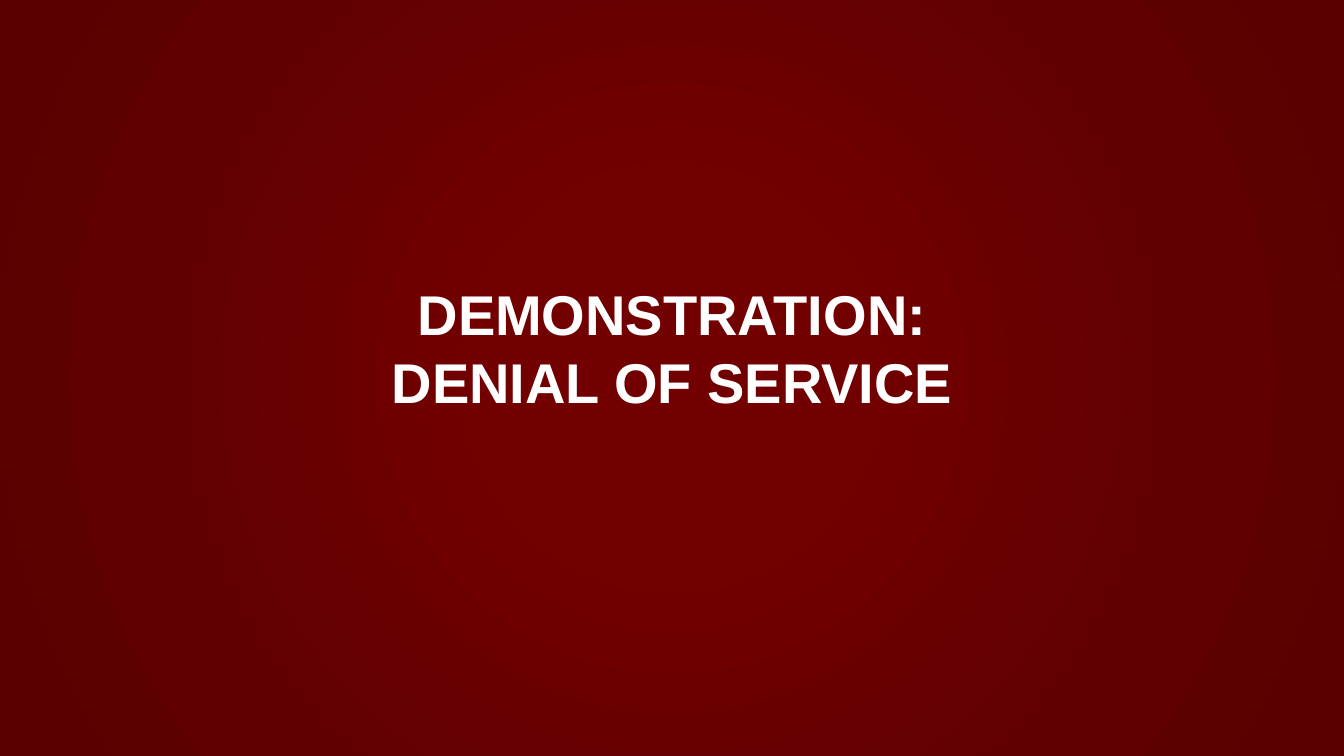
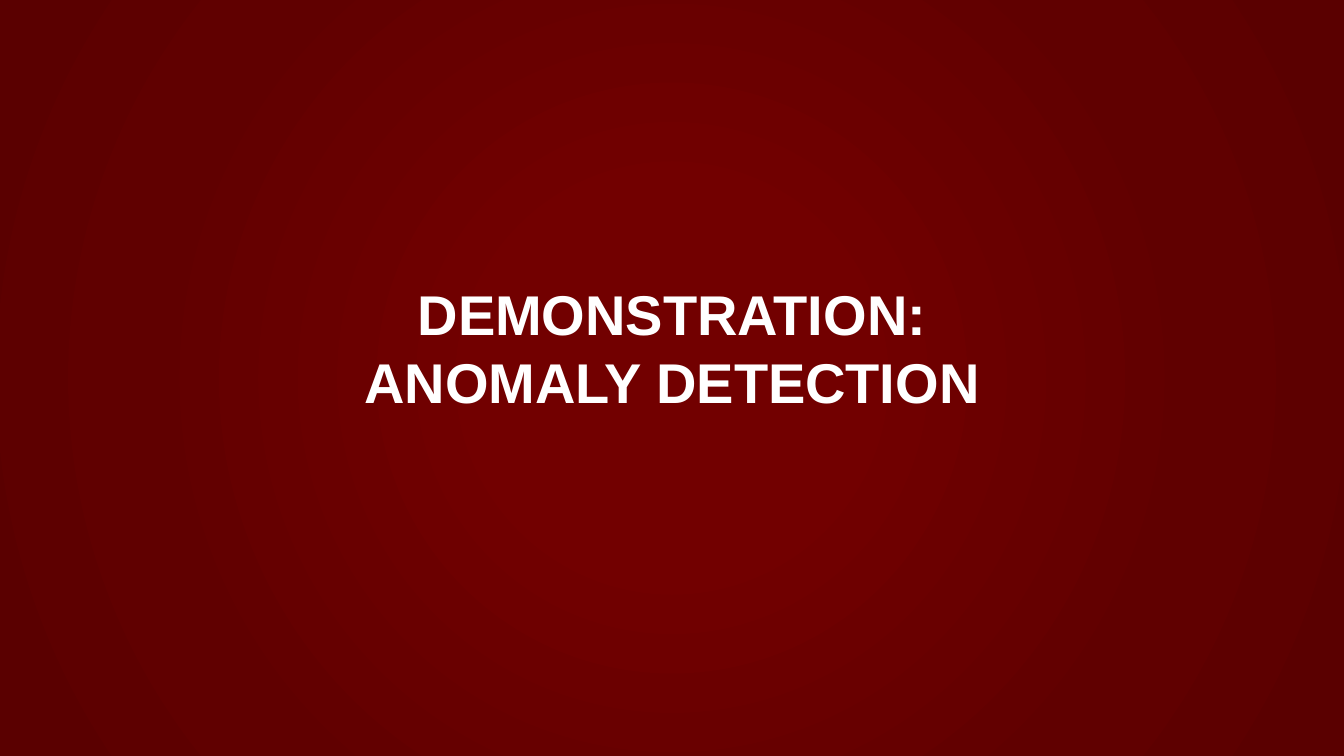
Before and after one commit to noise-lab/ML-Cybersecurity, a slide deck: slide 28 of module-3/ppt/3.4-Unsupervised Learning.pptx (slide 5 before the commit). Drawn at 1344x756 pixels with LibreOffice and Linux fonts; fonts in the diff are those of the drawing; background and template pictures are left out. Boxes give left, top, right and bottom in pixels: in the first picture for what was removed or moved away, otherwise in the second. Text is boxed around its words. In the diff, an @@ line names an element or a change of style, - is before the commit and + after.

```diff
--- a/module-3/ppt/3.4-Unsupervised Learning.pptx
+++ b/module-3/ppt/3.4-Unsupervised Learning.pptx
@@ title at <box>364,296,979,404</box>: text changed @@
-DEMONSTRATION:
-DENIAL OF SERVICE
+DEMONSTRATION:
+ANOMALY DETECTION
```
Also in this commit, not shown: 1 other slide changed, 24 slides added, 1 slide removed, 4 other files.
